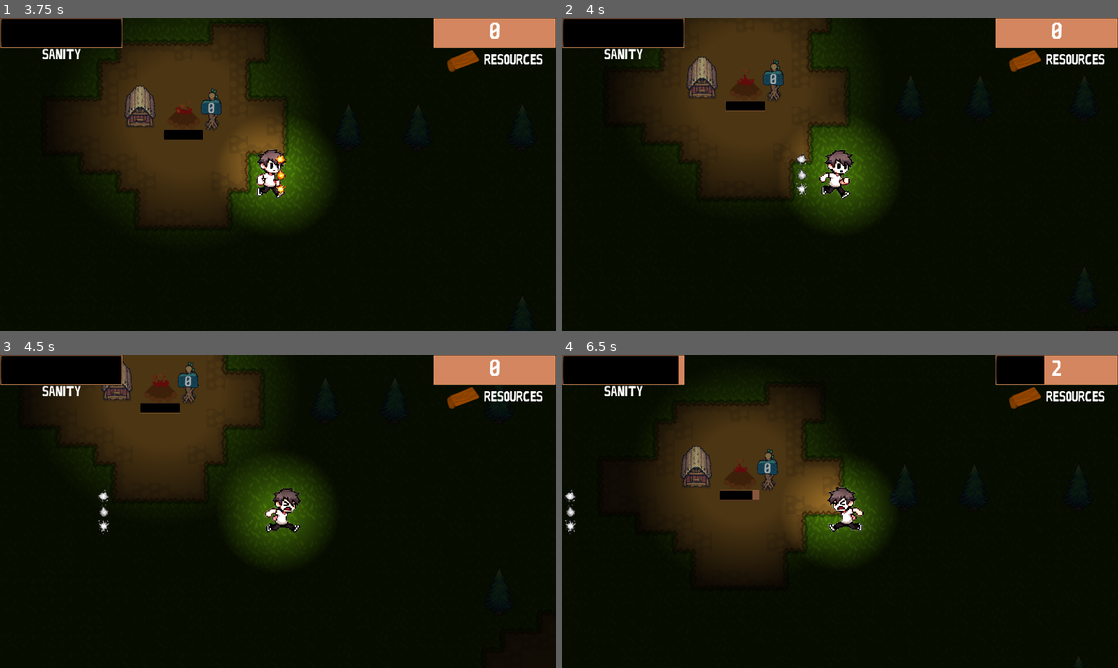
Above: before the commit, frames 1-4 (two rows, left to right).
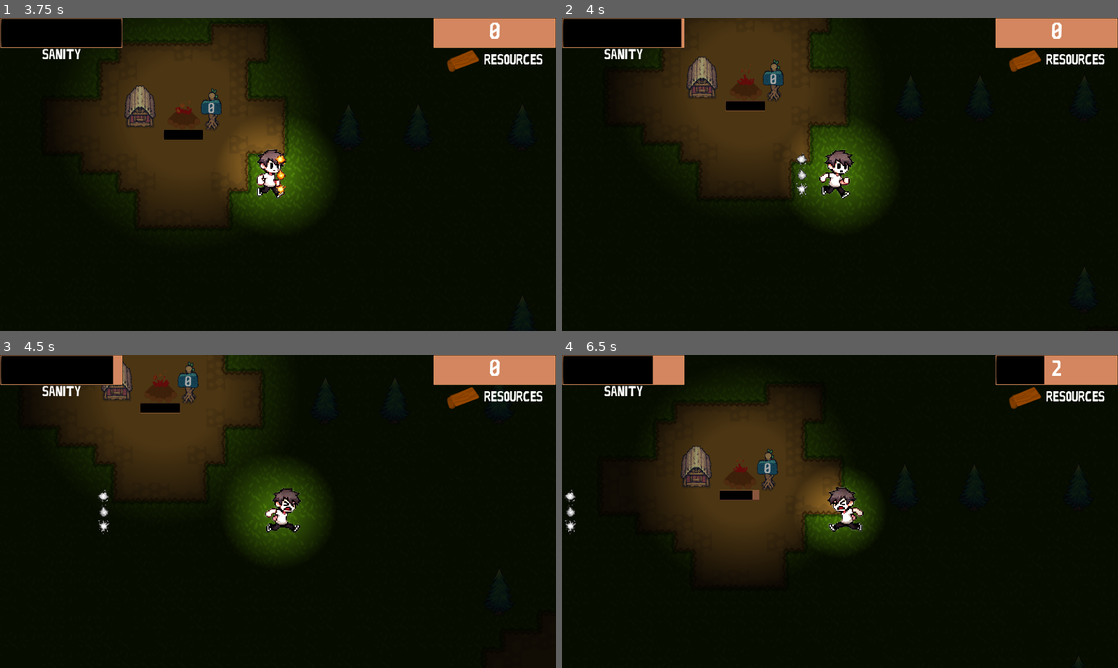
Above: after the commit, the same moments.

Repository: CPhuong24/UPJam2024
Game: Godot game, scene res://main_menu.tscn
Same seed, same stepped clock (60 frames per second), same inputs: the game is played once before the commit and once after it.
Inputs:
- Up to frame 1 (3.75 s): click "Play" at 0.5 s; click "Continue →" at 1.25 s; click "Continue →" at 2 s; hold D (move_right) 2.78-3.53 s; tap E (interact) at 2.85, 3.6 s; hold S (move_down) from 3.53 s (still down)
- Up to frame 2 (4 s): keep holding S (move_down)
- Up to frame 3 (4.5 s): release S (move_down) at 4.28 s; hold D (move_right) from 4.28 s (still down); tap E (interact) at 4.35 s
- Up to frame 4 (6.5 s): release D (move_right) at 5.03 s; hold W (move_up) 5.03-5.78 s; tap E (interact) at 5.1, 5.75, 5.85 s; hold A (move_left) from 5.78 s (still down)

Frame 1 is identical in both runs. In frame 2, less than 0.1% of the frame differs, in the area x 21-22%, y 0-10%; in frame 3, 0.1%; in frame 4, 1.2%, in the area x 16-59%, y 0-66%.

Commit message:
Adjust sanity loss/gain

Diff:
--- a/player.gd
+++ b/player.gd
@@ -11,8 +11,8 @@
 const DEFAULT_BASE_RADIUS = 400 # distance where player is considered near/far base
 const DEFAULT_INVENTORY_LIMIT = 5 # cap for player resource count
 const DEFAULT_SANITY_CAP = 100 # cap at which sanity can no longer be increased
-const DEFAULT_SANITY_LOSS = -2 # rate of sanity loss when away from base in sanity per second
-const DEFAULT_SANITY_GAIN = 5 # rate of sanity gain when new base in sanity per second
+const DEFAULT_SANITY_LOSS = -10 # rate of sanity loss when away from base in sanity per second
+const DEFAULT_SANITY_GAIN = 20 # rate of sanity gain when new base in sanity per second
 const DEFAULT_LIGHT_RADIUS = 500 # width and height of the player's light source
 const LOGGING_FREQ_MSEC = 1000 # Period in milliseconds between logging outputs
 const DEFAULT_BREATHING_DB = -20 # starting value of SFXBreathing node
